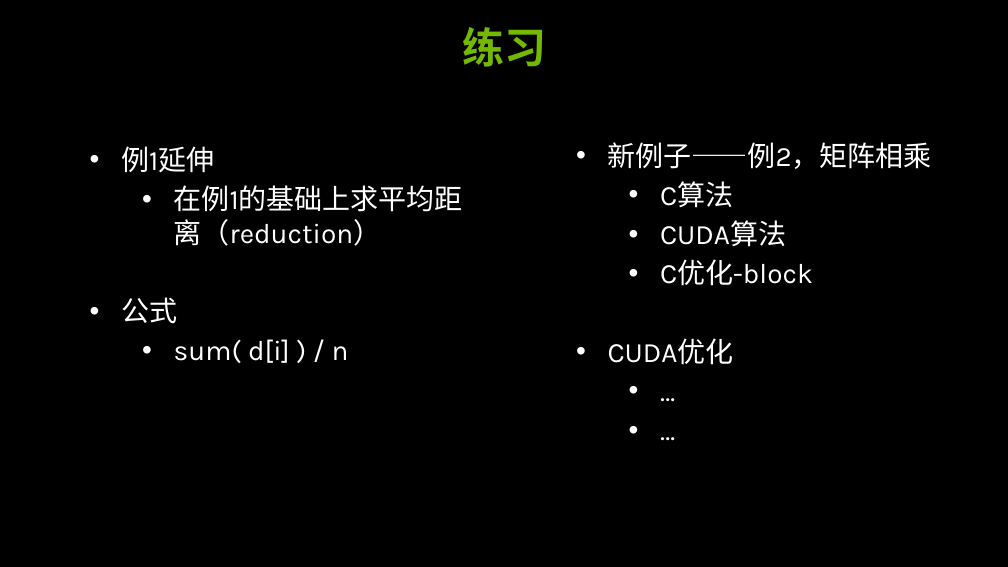
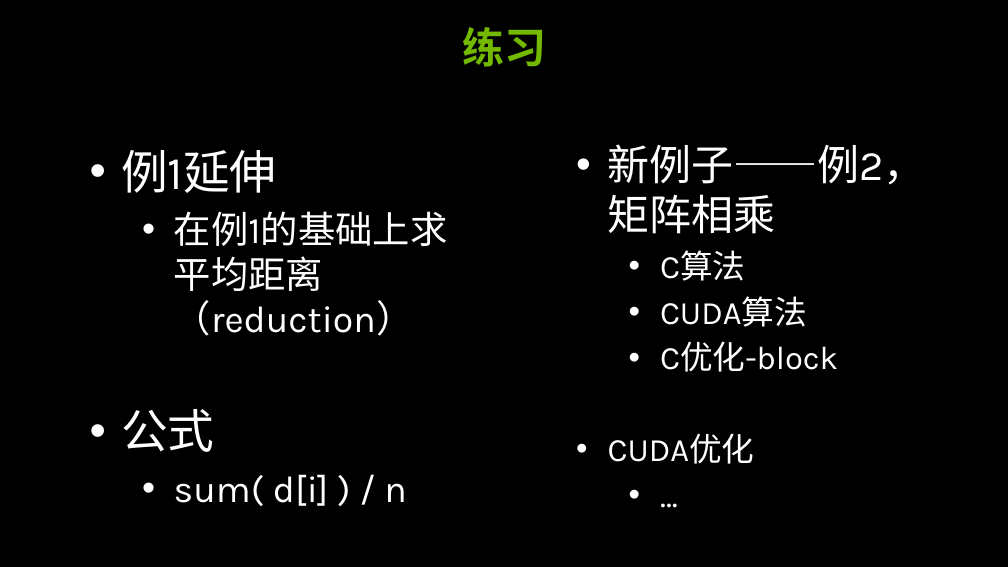
Before and after one commit to soulsheng/CUDA-Practice, a slide deck: slide 17 of doc/cuda_training_day1_pm(20141219Liu).pptx. Drawn at 1008x567 pixels with LibreOffice and Linux fonts; fonts in the diff are those of the drawing; background and template pictures are left out. Boxes give left, top, right and bottom in pixels: in the first picture for what was removed or moved away, otherwise in the second. Text is boxed around its words. In the diff, an @@ line names an element or a change of style, - is before the commit and + after.

```diff
--- a/doc/cuda_training_day1_pm(20141219Liu).pptx
+++ b/doc/cuda_training_day1_pm(20141219Liu).pptx
@@ text "例1延伸" at bbox=[121, 150, 448, 506]: size 24 to 40 pt in "例1延伸", "公式"; size 24 to 32 pt in "在例1的基础上求平均距离（reduction）", "sum( d[i] ) / n"; more space between paragraphs @@
@@ text at bbox=[608, 144, 926, 464]: paragraph removed @@
-  • …
@@ text "新例子——例2，矩阵相乘" at bbox=[608, 144, 926, 464]: size 24 to 36 pt in "新例子——例2，矩阵相乘"; size 24 to 28 pt in "C算法", "CUDA算法", "C优化-block", "CUDA优化" and 1 more places; more space between paragraphs @@
```
Also in this commit, not shown: 5 other slides changed.
